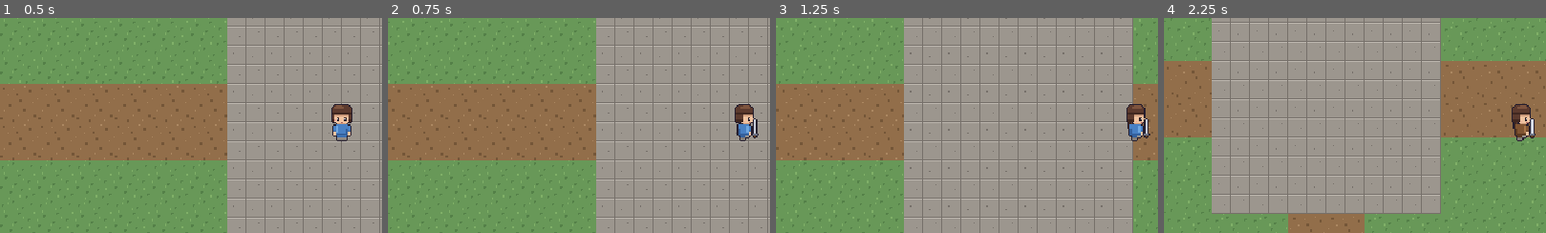
Above: before the commit, frames 1-4 (left to right).
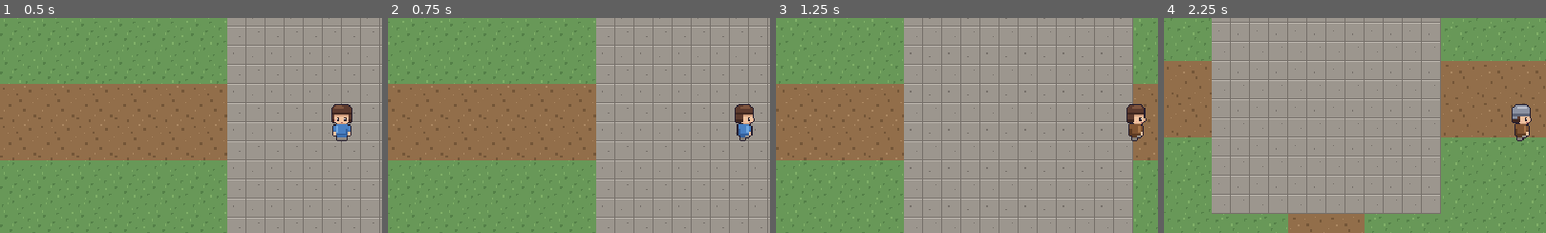
Above: after the commit, the same moments.

Repository: tupencilgon/my-first-rpg
Game: Godot game, scene res://scenes/main.tscn
The game is run twice, just before and just after one commit, with the same random seed, the same clock (stepped at 60 frames per second) and the same inputs.
Inputs (mouse positions are % of the whole screen's width and height, from its top left):
- Up to frame 1 (0.5 s): no input
- Up to frame 2 (0.75 s): tap Enter at 0.5 s; move the mouse to (72, 45) at 0.52 s; hold Right (ui_right) from 0.53 s (still down); tap 5 at 0.6 s; click (72, 45) at 0.67 s
- Up to frame 3 (1.25 s): keep holding Right (ui_right); tap 1 at 0.8 s
- Up to frame 4 (2.25 s): release Right (ui_right) at 1.25 s; drag from (30, 55) to (45, 70) at 1.27 s; move the mouse to (60, 28) at 2.02 s; hold Right (ui_right) from 2.03 s (still down); tap 2 at 2.1 s
The pictures show only the part of the screen within x 5-55%, y 26-76%; the shares and areas given below are measured in that part.

Frame 1 is identical in both runs. In frame 2, 0.1% of the frame differs, in the area x 95-97%, y 46-56%; in frame 3, 0.3%; in frame 4, 0.4%, in the area x 91-98%, y 40-56%.

Commit message:
Chot Kael la nhan vat co dinh, thu hep demo, them cong cu kiem tra asset AI
Theo quyet dinh cua nguoi dung sau khi doc cot truyen Chuong 0.

1. Bo lop body_female
   Cot truyen viet cho Kael (nam) va dung "cau" xuyen suot - cho chon gioi
   tinh nghia la viet lai toan bo hoi thoai. Ham layer_body() van giu tham
   so `female` kem chu thich, bat lai bang 1 dong neu sau nay can.
   player.gd: BODIES -> BODY, phim tam doi so tu 1-5 thanh 1-4.

2. Thu hep pham vi demo con muc 2+3+5 cua Chuong 0
   Kael tinh day -> ve lang chay -> dao boi tim me va em -> gap Edren ->
   hom sau chi con chiec ghe trong -> nghia trang. Khong chien dau, ~15 phut.
   Chuong 0 day du can he thong ngay, NPC doi vi tri, lang xay lai nhieu
   trang thai, dungeon co boss - voi nguoi moi lap trinh la 1,5-3 nam.
   Art can giam tu ~560 xuong ~140 o.

   Ghi nhan: NPC dung lai chinh he sprite phan lop - mot NPC = Body co san
   + mot lop Outfit khac mau, khong can nhan vat moi.

3. Them tools/check_asset.py
   Bao cho biet anh AI da dung duoc chua: co nam tren luoi pixel khong, vien
   ban trong suot, so mau, nen da tach chua, thu nho co mat chi tiet khong.
   Kem che do chuyen doi phan co hoc (thu nho theo boi so nguyen, bo nen
   theo mau).

   Da thu tren 3 truong hop: anh pixel art phong to 16 lan (bao thu nho
   khong mat gi), sprite that cua game (bao da dung chuan), va anh gia lap
   kieu AI bi mo (bao khong nam tren luoi nao).

Co-Authored-By: Claude Opus 5 <noreply@anthropic.com>

Diff:
--- a/scripts/player.gd
+++ b/scripts/player.gd
@@ -33,10 +33,7 @@
 # Chuoi rong "" nghia la khong mac gi (lop do se bi an di).
 # Day chi la ban tam de thu nghiem. Sau nay se thay bang he thong tui do
 # doc du lieu tu file Resource (.tres), khong viet cung trong code nhu the nay.
-const BODIES: Array[String] = [
-	"res://assets/sprites/body_male.png",
-	"res://assets/sprites/body_female.png",
-]
+const BODY := "res://assets/sprites/body_male.png"
 const OUTFITS: Array[String] = [
 	"",
 	"res://assets/sprites/outfit_cloth.png",
@@ -55,7 +52,6 @@
 var _anim_time: float = 0.0
 var _joystick: Node = null
 
-var _body_index: int = 0
 var _outfit_index: int = 1
 var _helmet_index: int = 0
 var _weapon_index: int = 0
@@ -139,7 +135,7 @@
 
 ## Nap dung anh cho tung lop theo trang bi hien tai.
 func _refresh_equipment() -> void:
-	_set_layer(_body, BODIES[_body_index])
+	_set_layer(_body, BODY)
 	_set_layer(_outfit, OUTFITS[_outfit_index])
 	_set_layer(_helmet, HELMETS[_helmet_index])
 	# Vu khi chi tuot ra khi dang chien dau.
@@ -162,14 +158,12 @@
 
 	match event.keycode:
 		KEY_1:
-			_body_index = (_body_index + 1) % BODIES.size()
+			_outfit_index = (_outfit_index + 1) % OUTFITS.size()
 		KEY_2:
-			_outfit_index = (_outfit_index + 1) % OUTFITS.size()
+			_helmet_index = (_helmet_index + 1) % HELMETS.size()
 		KEY_3:
-			_helmet_index = (_helmet_index + 1) % HELMETS.size()
+			_weapon_index = (_weapon_index + 1) % WEAPONS.size()
 		KEY_4:
-			_weapon_index = (_weapon_index + 1) % WEAPONS.size()
-		KEY_5:
 			_in_combat = not _in_combat
 		_:
 			return
Binary file removed: assets/sprites/body_female.png
Not shown, removed: assets/sprites/body_female.png.import
Not shown, changed: CLAUDE.md
Not shown, changed: DESIGN.md
Not shown, changed: README.md
Not shown, added: tools/check_asset.py
Not shown, changed: tools/gen_placeholder_art.py
